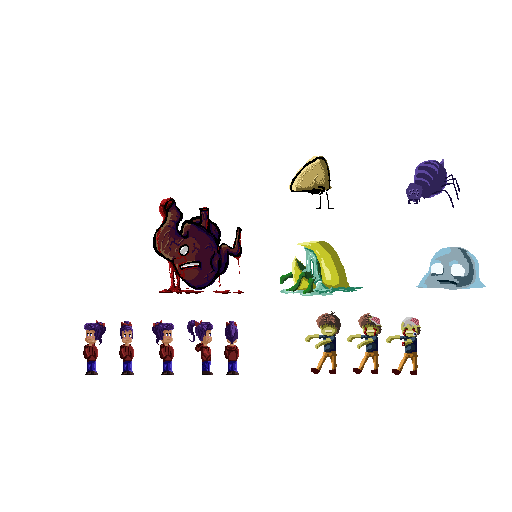
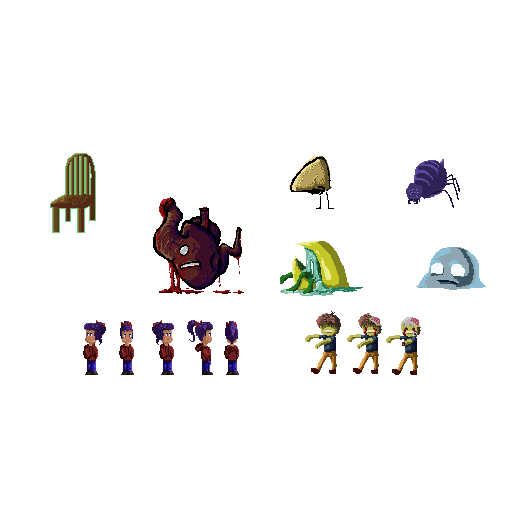
Two versions of the same layered image (512x512). Layer-by-layer changes:
painted on "Layer 6" over [50, 153, 96, 233]
